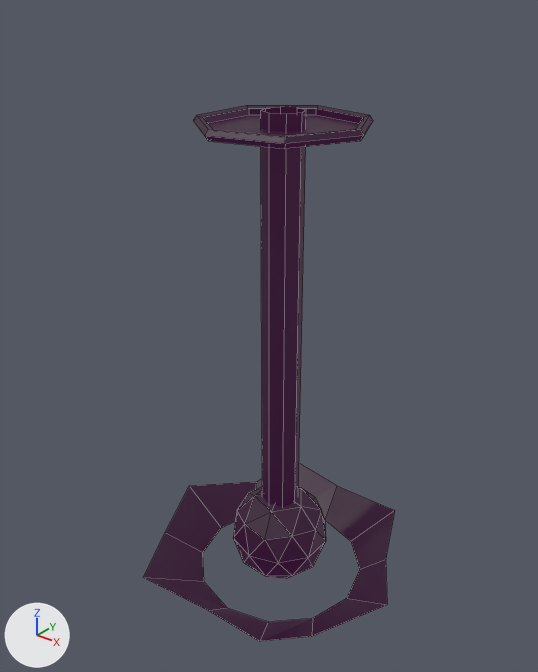
The Blender file TCG-Assets/card-spell-models/fire-spell.blend, before and after one commit.
Rendered twice from a camera (50 mm lens) standing at (6.36, -8.26, 9.58) and looking at (-0.15, -0.13, 4.53). The lights are fixed; the arrows at lower left show +X, +Y and +Z. Mesh edges are drawn as thin lines.

Objects in the first picture: 'Beam'.
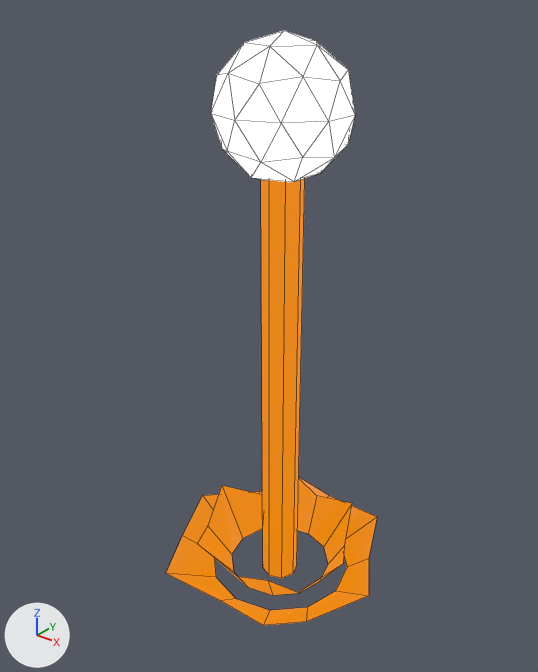
The change, as a list of edits to the scene's bpy script:
```text
Add img_palette_color_png:
    img_palette_color_png = load_image('palette_color.png', '../palette_color.png', 64, 64, 'sRGB')
Add img_palette_emission_png:
    img_palette_emission_png = load_image('palette_emission.png', '../palette_emission.png', 64, 64, 'sRGB')
Change mat_fire:
    where n0 = _N.new('ShaderNodeBsdfPrincipled'); n0.name = 'Principled BSDF'
    remove n0.inputs[0].default_value = (0.0, 0.0, 0.0, 1.0)  # 'Base Color', black #000000
    remove n0.inputs[27].default_value = (0.0254, 0.0, 0.0228, 1.0)  # 'Emission Color', dark purple #2c002a
    add n2 = _N.new('ShaderNodeTexImage'); n2.name = 'Image Texture'
    add n2.image = img_palette_color_png
    add n2.interpolation = 'Closest'
    add n3 = _N.new('ShaderNodeTexImage'); n3.name = 'Image Texture.001'
    add n3.image = img_palette_emission_png
    add n3.interpolation = 'Closest'
    add _L.new(n2.outputs[0], n0.inputs[0])  # 'Color' to 'Base Color'
    add _L.new(n3.outputs[0], n0.inputs[27])  # 'Color' to 'Emission Color'
Change me_cylinder:
    used by ob_beam; location = (0.0, 0.0, 1.6); scale = (0.312, 0.312, 1.58)
    remove me_cylinder.from_pydata(...)  # 117 vertices, 136 faces; spans x -7.12..7.28, y -7.11..6.59, z -1.1..4.01
    add me_cylinder.from_pydata(...)  # 106 vertices, 112 faces; spans x -6.02..6.15, y -6.01..5.56, z -0.08..5.65
    me_cylinder part 1: the loose piece of 24 vertices spanning x -7.12..7.28, y -7.11..6.59, z -1.02..-0.62 is scaled about its middle by 0.844, then moved by (-0.02, 0.03, 1.0)
    me_cylinder part 2: the loose piece of 24 vertices spanning x -7.12..7.28, y -7.11..6.59, z -1.02..-0.62 is copied, and the copy is scaled about its middle by (0.614, 0.614, 1.59), then moved by (-0.04, 0.08, 1.16); it spans x -4.38..4.46, y -4.39..4.03, z 0.02..0.66
    me_cylinder part 3: a new loose piece, an icosphere of 80 faces spanning x -3.05..3.05, y -3.21..3.21, z 4.39..5.65, in mat_fire
    me_cylinder part 4: the loose piece of 16 vertices spanning x -1.0..1.0, y -1.0..1.0, z -0.62..4.01 is rebuilt with 16 vertices and now spans x -1.0..1.0, y -1.0..1.0, z -0.08..4.57
    me_cylinder part 5: the loose piece of 42 vertices spanning x -2.59..2.59, y -2.73..2.73, z -1.1..-0.02 is deleted
    me_cylinder part 6: the loose piece of 35 vertices spanning x -3.73..4.14, y -4.03..4.03, z 3.84..3.94 is deleted
Change ob_beam:
    ob_beam.location: (0.0, 0.0, 1.6) -> (0.0, 0.0, 0.0)
```

Changed parts and their boxes (x1, y1, x2, y2) in the pictures (538 x 672 px; the box of a moved part takes in the faces that stretch with it):
'Beam', surface changed, reshaped, moved (purple to orange, 16% narrower, 11% taller): before (143, 105, 395, 642); after (166, 30, 377, 625)
part 1 of me_cylinder, moved or reshaped: before (143, 463, 395, 642); after (166, 477, 377, 625)
part 2 of me_cylinder, added (orange): after (197, 479, 352, 595)
part 3 of me_cylinder, added: after (211, 30, 355, 182)
part 4 of me_cylinder, rebuilt: before (261, 106, 306, 507); after (261, 178, 305, 578)
part 5 of me_cylinder, deleted (purple): before (233, 487, 326, 578)
part 6 of me_cylinder, deleted (purple): before (193, 105, 373, 149)
